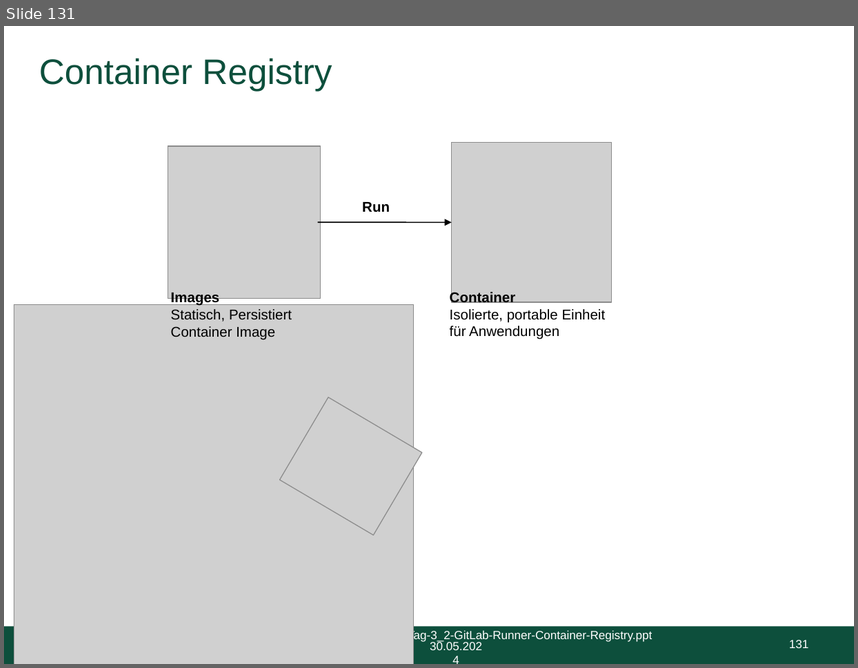
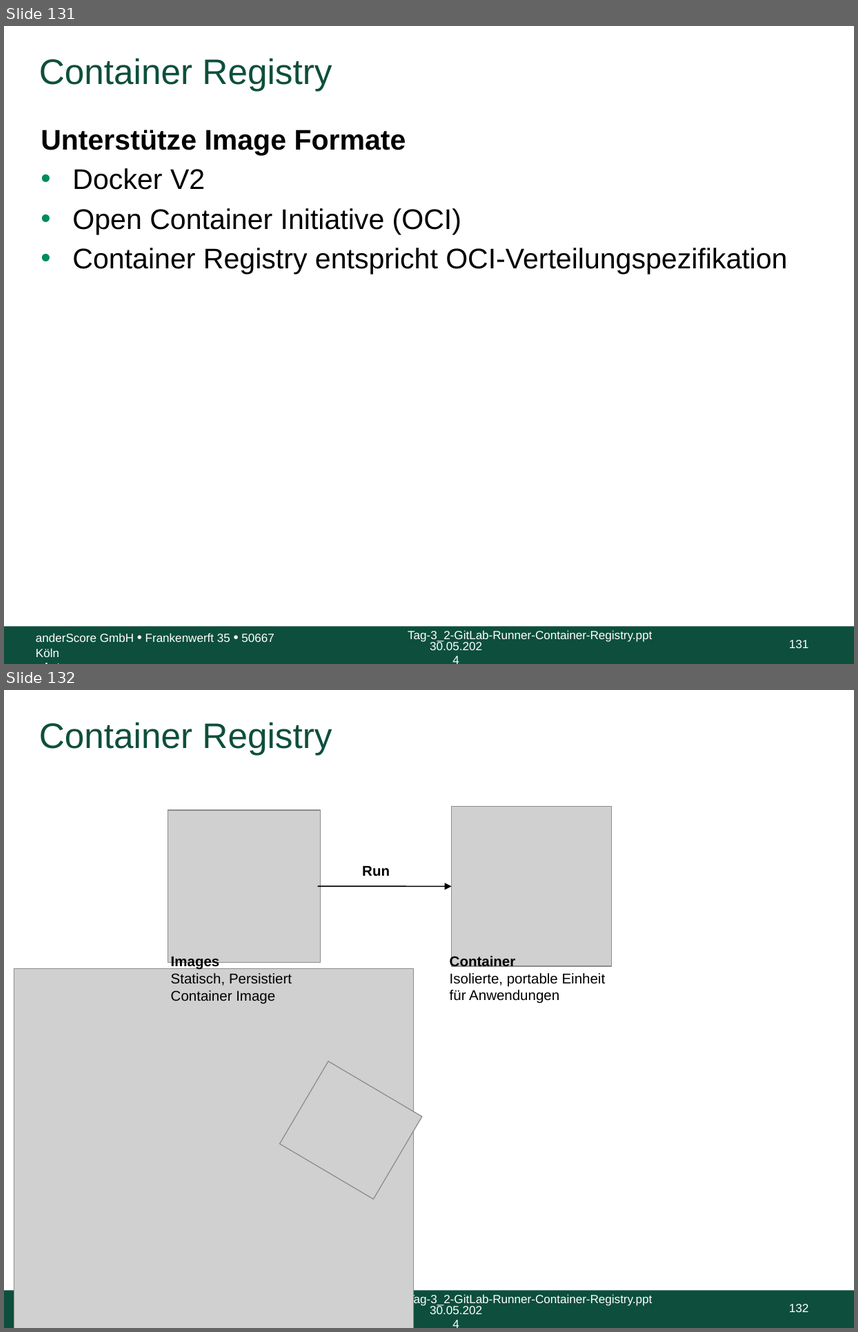
Before and after one commit to anderscore-gmbh/gitlab, a slide deck: slides/Tag-3_2-GitLab-Runner-Container-Registry.pptx. Shown one above the other, each under a label of ours: slide 131 before the commit, slides 131 and 132 after it. The pictures are 858x668 and 858x1332 pixels, drawn with LibreOffice and Linux fonts; fonts in the diff are those of the drawing; grey boxes stand for pictures; background and template pictures are left out. Boxes give left, top, right and bottom in pixels: in the first picture for what was removed or moved away, otherwise in the second. Text is boxed around its words. In the diff, an @@ line names an element or a change of style, - is before the commit and + after.

Commit message:
Tag-3_2: Container Registry done

```diff
--- a/slides/Tag-3_2-GitLab-Runner-Container-Registry.pptx
+++ b/slides/Tag-3_2-GitLab-Runner-Container-Registry.pptx
@@ slide 131 added at [4,26,854,664], background #FFFFFF; not listed: 4 template elements that a slide beside it also shows @@
@@ title added at [39,58,332,91], 30 pt, text #0D4F3C @@
+Container Registry
@@ text added at [41,129,787,274], 24 pt, text #000000 @@
+Unterstütze Image Formate
+• Docker V2
+• Open Container Initiative (OCI)
+• Container Registry entspricht OCI-Verteilungspezifikation
@@ text added at [36,633,274,657], 10 pt, text #FFFFFF @@
+anderScore GmbH • Frankenwerft 35 • 50667 Köln
+<Autor>
@@ what was slide 131 is now slide 132 @@
@@ page number at [789,1303,809,1312]: text changed @@
-131
+132
```
Also in this commit, not shown: 3 slides changed.
